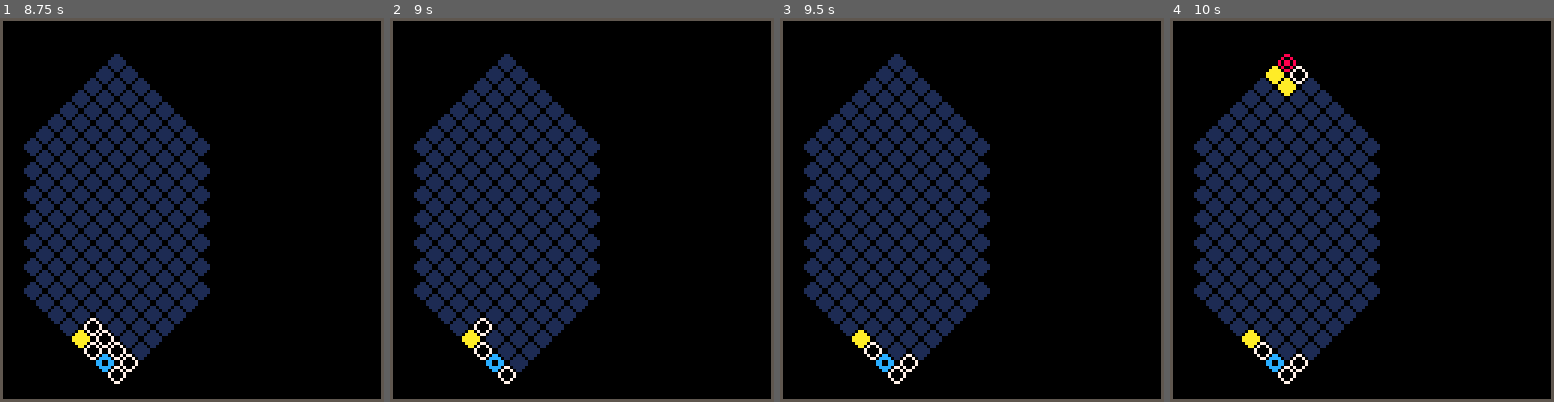
Above: before the commit, frames 1-4 (left to right).
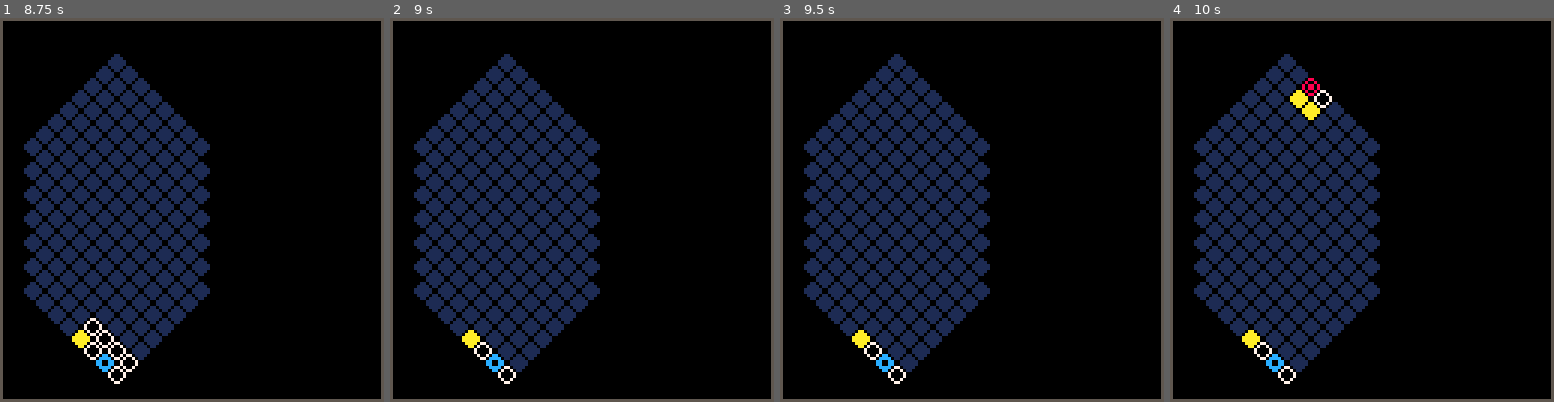
Above: after the commit, the same moments.

Repository: andrewedstrom/picolumia
Game: PICO-8 cartridge picolumia.p8
Two runs of this game, one before a commit and one after it. Both use one fixed random seed, a clock stepped at 60 frames per second and the inputs below.
Inputs:
- Up to frame 1 (8.75 s): tap X (X key) at 0.33, 1.07, 1.85, 2.97, 4.08, 5.2, 6.32, 7.43, 8.55 s; tap O (Z key) at 0.7, 1.7, 2.1, 2.5, 2.9, 3.3, 3.7, 4.1, 4.5, 4.9, 5.3, 5.7, 6.1, 6.5, 6.9, 7.3, 7.7, 8.1, 8.5 s; hold Right 1.6-2.1 s; hold Right 2.47-3.03 s; hold Left 3.08-3.58 s; hold Down 3.63-3.97 s; hold Right 4.02-4.68 s; hold Left 5.08-5.68 s; hold Down 5.73-6.03 s; hold Right 6.08-6.58 s; hold Right 6.63-7.13 s; hold Right 7.5-8.07 s; hold Left 8.12-8.62 s; hold Down from 8.67 s (still down)
- Up to frame 2 (9 s): keep holding Down; tap O (Z key) at 8.9 s
- Up to frame 3 (9.5 s): release Down at 9 s; hold Right from 9.05 s (still down); tap O (Z key) at 9.3 s
- Up to frame 4 (10 s): tap X (X key) at 9.67 s; tap O (Z key) at 9.7 s; release Right at 9.72 s

Frame 1 is identical in both runs. In frame 2, 0.1% of the frame differs, in the area x 21-27%, y 78-83%; in frame 3, 0.1%; in frame 4, 1.3%, in the area x 25-43%, y 9-93%.

Commit message:
Enable clearing xs and 4+ in a row situations

Diff:
--- a/picolumia.p8
+++ b/picolumia.p8
@@ -272,38 +272,38 @@
         while cleared_things do
             cleared_things=false
 
+            local blocks_to_delete ={} -- y,x pairs
             for_all_tiles(function(y,x)
                 local current_piece = board[y][x]
                 if current_piece != empty then
                     local one_row_up_x = x_for_next_row(y, x)
-                    -- todo make it possible to get a square and a line in situations like:
-                    -- x x x
-                    -- x x
 
                     -- square!
                     if current_piece == board[y+1][one_row_up_x] and current_piece == board[y+1][one_row_up_x+1] and current_piece == board[y+2][x] then
-                        cleared_things=true
-                        board[y][x] = empty
-                        board[y+1][one_row_up_x] = empty
-                        board[y+1][one_row_up_x+1] = empty
-                        board[y+2][x] = empty
+                        add(blocks_to_delete,{y=y,x=x})
+                        add(blocks_to_delete,{y=y+1,x=one_row_up_x})
+                        add(blocks_to_delete,{y=y+1,x=one_row_up_x+1})
+                        add(blocks_to_delete,{y=y+2,x=x})
                     end
                     -- line going left!
                     if current_piece == board[y+1][one_row_up_x] and current_piece == board[y+2][x-1] then
-                        cleared_things = true
-                        board[y][x] = empty
-                        board[y+1][one_row_up_x] = empty
-                        board[y+2][x-1] = empty
+                        add(blocks_to_delete,{y=y,x=x})
+                        add(blocks_to_delete,{y=y+1,x=one_row_up_x})
+                        add(blocks_to_delete,{y=y+2,x=x-1})
                     end
                     -- line going right!
                     if current_piece == board[y+1][one_row_up_x+1] and current_piece == board[y+2][x+1] then
-                        cleared_things = true
-                        board[y][x] = empty
-                        board[y+1][one_row_up_x+1] = empty
-                        board[y+2][x+1] = empty
+                        add(blocks_to_delete,{y=y,x=x})
+                        add(blocks_to_delete,{y=y+1,x=one_row_up_x+1})
+                        add(blocks_to_delete,{y=y+2,x=x+1})
                     end
                 end
             end)
+
+            for b in all(blocks_to_delete) do
+                cleared_things = true
+                board[b.y][b.x] = empty
+            end
             yield()
             yield()
             yield()
